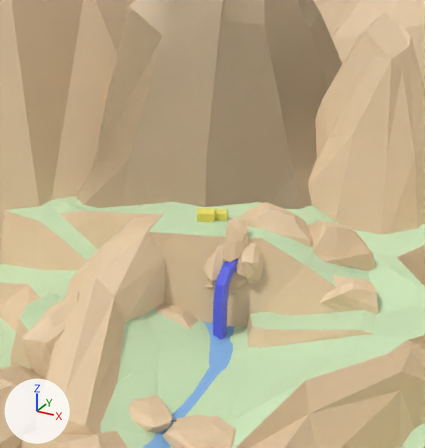
The Blender file spaghetti-invasion/Assets/Models/LandscapeVeneto.blend: old version first, new version second.
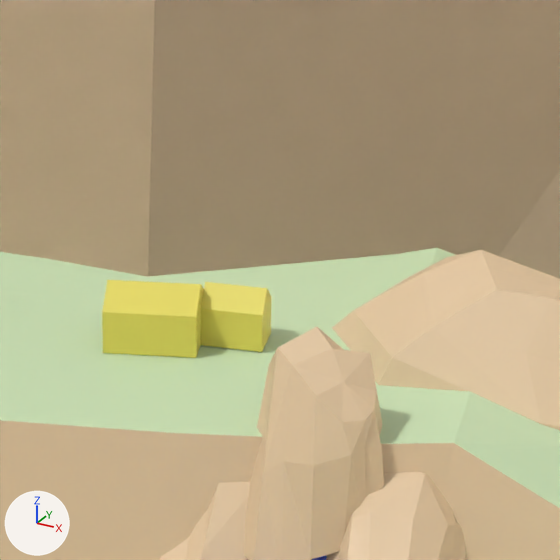
Old and new are each drawn from a camera (50 mm lens) standing at (55.0, 11.1, 204.3) and looking at (-72.6, 243.1, 88.3) and again close up on the part from 42% to 66% of the width and 35% to 58% of the height. The axes (+X, +Y, +Z) are drawn at lower left. The lights are the same throughout. The last two pictures show the newer version. Objects named as collision shapes, trigger or cutter boxes, shadow casters or lower levels of detail are left out.

The scene before the commit, as lines of its bpy script (objects in view):
```python
me_cube_019 = bpy.data.meshes.new('Cube.019')
me_cube_019.from_pydata(...)  # 12 vertices, 10 faces; spans x -3.46..3.46, y -2.77..2.77, z -2.07..3.22
me_cube_019.materials.append(mat_edificio)  # yellow #e7db60
me_cube_020 = bpy.data.meshes.new('Cube.020')
me_cube_020.from_pydata(...)  # 12 vertices, 10 faces; spans x -5.0..5.0, y -4.36..4.36, z -2.31..3.59
me_cube_020.materials.append(mat_edificio)  # yellow #e7db60
me_plane_018 = bpy.data.meshes.new('Plane.018')
me_plane_018.from_pydata(...)  # 50 vertices, 96 faces; spans x -6.4..6.5, y -7.9..5.4, z -9.1..9.9
me_plane_018.materials.append(mat_rock)  # beige #e7cca8
ob_casa_005 = bpy.data.objects.new('Casa.005', me_cube_019)
ob_casa_005.location = (-70.08, 247.57, 92.03)
ob_church = bpy.data.objects.new('Church', me_cube_020)
ob_church.location = (-76.2, 243.38, 92.25)
ob_rock_007 = bpy.data.objects.new('Rock.007', me_plane_018)
ob_rock_007.location = (-53.98, 232.76, 88.72)
# also in view: 'Valley' at (85.7, 250.0, 21.5); 'Rock.012' at (-46.5, 232.8, 78.7); 'Hill' at (-146.6, 206.0, 58.1); 'Rock.020' at (-44.0, 257.3, 87.5); 'Mountain.008' at (-119.0, 348.1, 132.7)
```
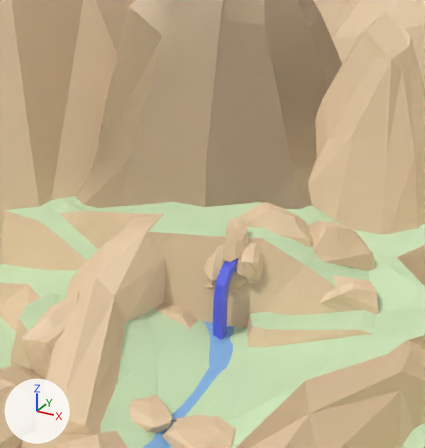
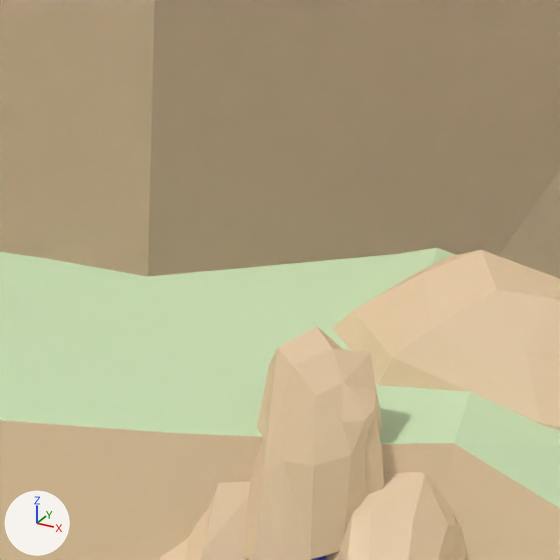
The change, as a list of edits to the scene's bpy script:
```text
Remove ob_casa_005:
    ob_casa_005 = bpy.data.objects.new('Casa.005', me_cube_019)
    ob_casa_005.location = (-70.08, 247.57, 92.03)
Remove ob_church:
    ob_church = bpy.data.objects.new('Church', me_cube_020)
    ob_church.location = (-76.2, 243.38, 92.25)
```

Where the change shows, as pixel boxes [x1, y1, x2, y2] in the close-ups (560 x 560 px):
'Church', deleted (yellow)
    before: [102, 280, 204, 358]
'Casa.005', deleted (yellow)
    before: [201, 282, 271, 352]
